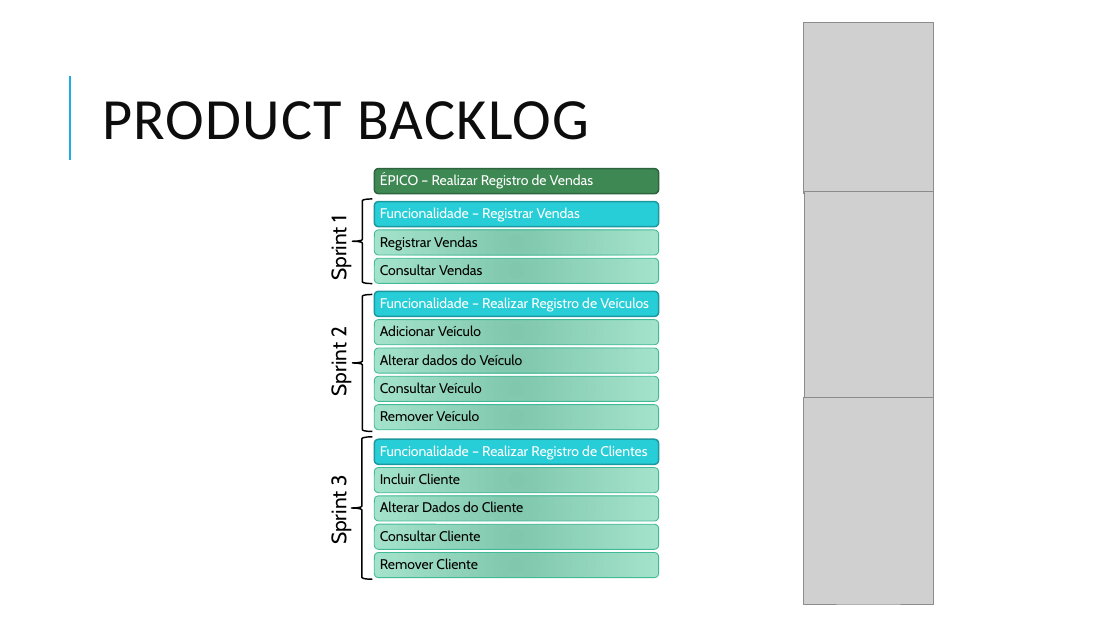
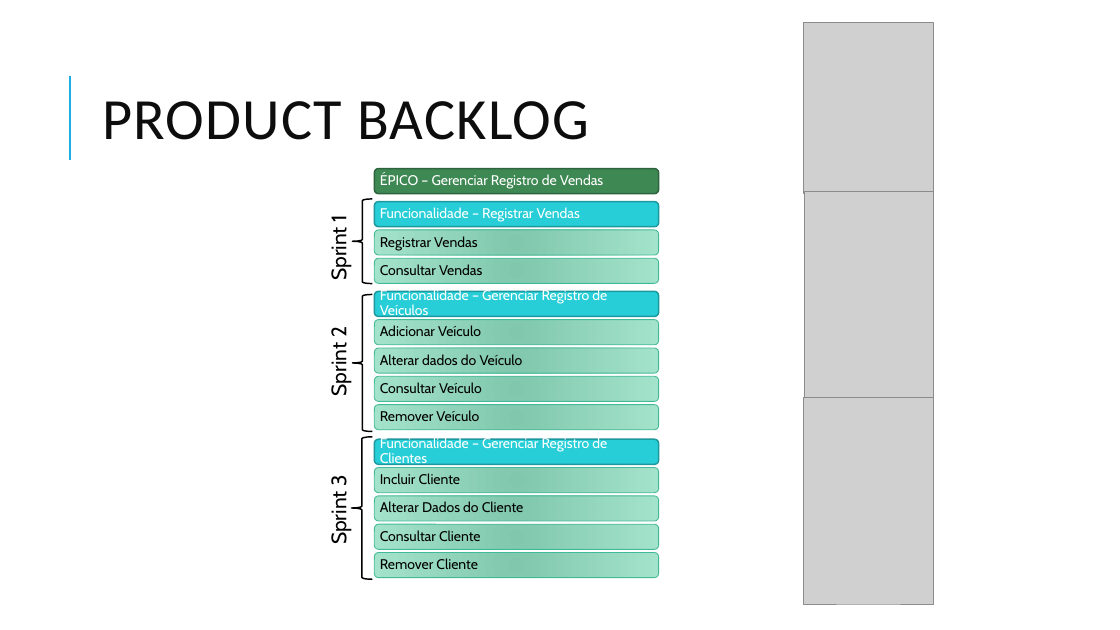
Before and after one commit to allancac/TCC_Desenvolvimento_Web_Full_Stack_2021, a slide deck: slide 20 of PBB – Product Baklog Building.pptx (slide 13 before the commit). Drawn at 1120x630 pixels with LibreOffice and Linux fonts; fonts in the diff are those of the drawing; grey boxes stand for pictures. Boxes give left, top, right and bottom in pixels: in the first picture for what was removed or moved away, otherwise in the second. Text is boxed around its words. In the diff, an @@ line names an element or a change of style, - is before the commit and + after.

```diff
--- a/PBB – Product Baklog Building.pptx
+++ b/PBB – Product Baklog Building.pptx
@@ text at <box>380,173,603,189</box>: text changed @@
-ÉPICO – Realizar Registro de Vendas
+ÉPICO – Gerenciar Registro de Vendas
@@ text at <box>380,288,607,319</box>: text changed @@
-Funcionalidade – Realizar Registro de Veículos
+Funcionalidade – Gerenciar Registro de Veículos
@@ text at <box>380,436,607,467</box>: text changed @@
-Funcionalidade – Realizar Registro de Clientes
+Funcionalidade – Gerenciar Registro de Clientes
```
Also in this commit, not shown: 7 other slides changed, 12 slides added, 5 slides removed, 5 other files.
